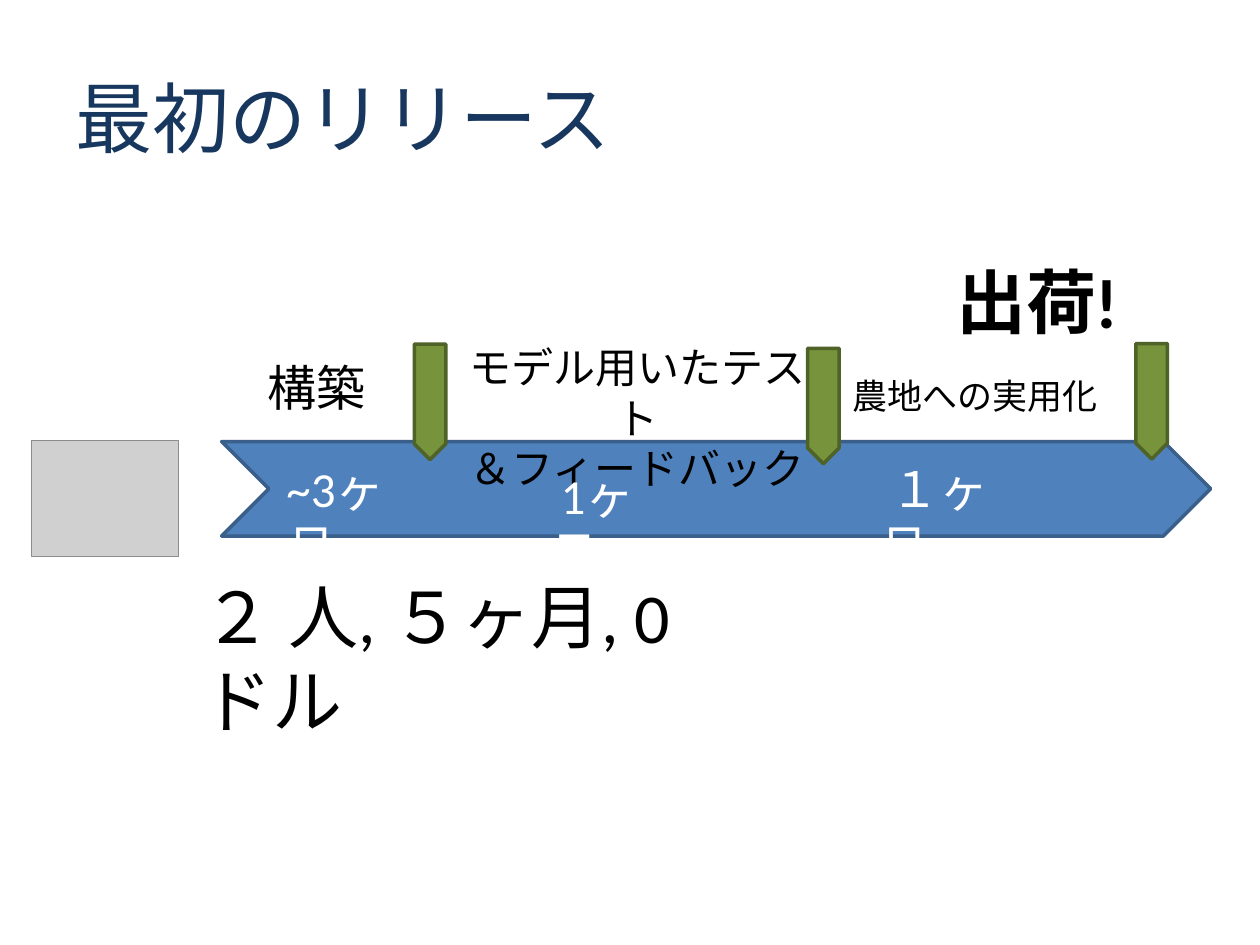
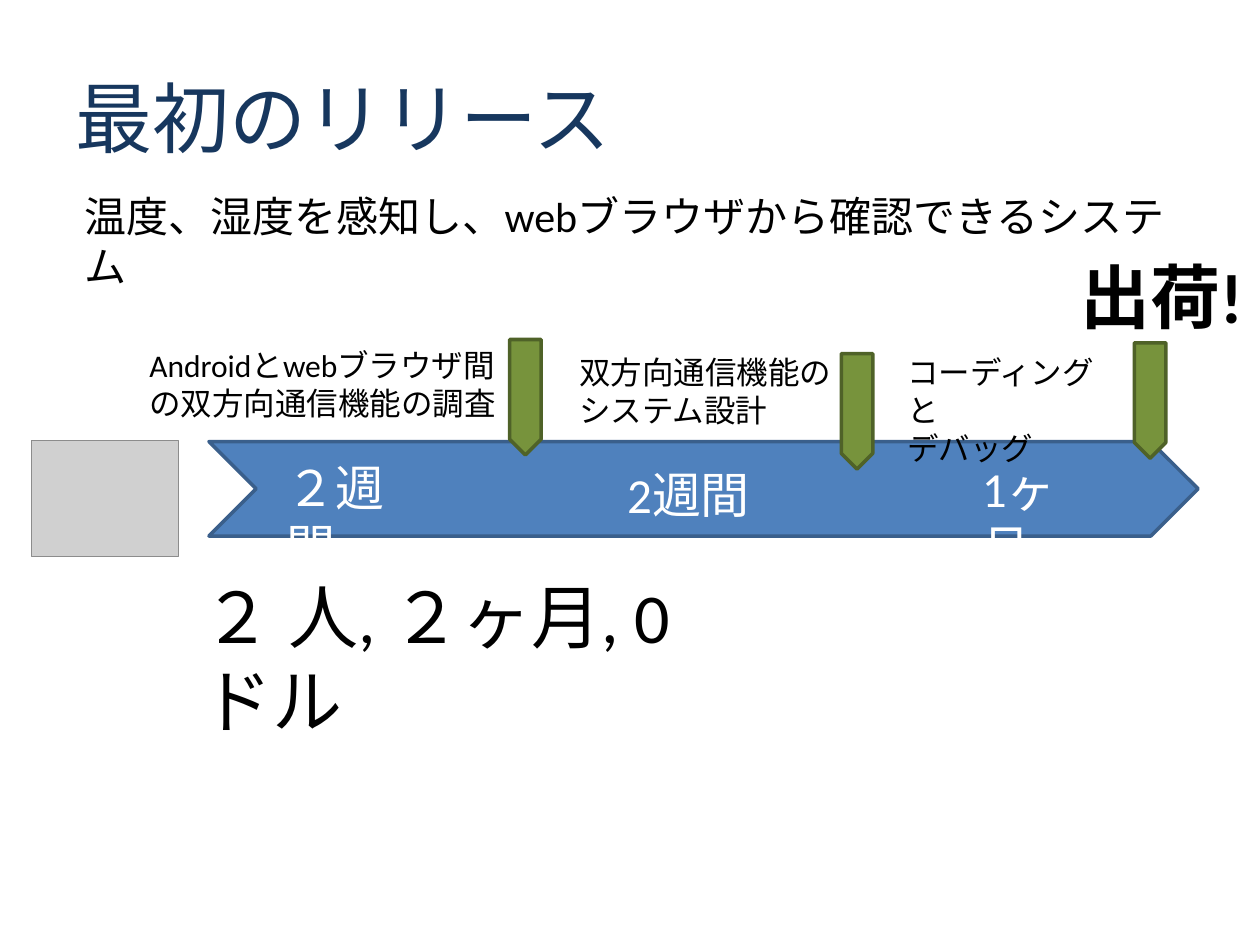
Before and after one commit to class-snct-rikitakelab/SmartGreenhousing, a slide deck: slide 12 of deck0501.pptx. Drawn at 1260x945 pixels with LibreOffice and Linux fonts; fonts in the diff are those of the drawing; grey boxes stand for pictures; background and template pictures are left out. Boxes give left, top, right and bottom in pixels: in the first picture for what was removed or moved away, otherwise in the second. Text is boxed around its words. In the diff, an @@ line names an element or a change of style, - is before the commit and + after.

```diff
--- a/deck0501.pptx
+++ b/deck0501.pptx
@@ text added at (85,196,1165,236), 24 pt, text #000000 @@
+温度、湿度を感知し、webブラウザから確認できるシステム
@@ text "出荷!": place and size @@
-text "出荷!" at (956,268,1119,335)
+text "出荷!" at (1081,263,1244,330)
@@ text added at (137,339,525,428), 18 pt, text #000000 @@
+Androidとwebブラウザ間の双方向通信機能の調査
@@ text removed at (469,347,805,495) @@
-モデル用いたテスト
-＆フィードバック
@@ pentagon arrow: place and size @@
-pentagon arrow at (414,343,445,459)
+pentagon arrow at (510,340,541,455)
@@ text added at (579,357,831,425), 18 pt, text #000000 @@
+双方向通信機能の
+システム設計
@@ pentagon arrow: place and size @@
-pentagon arrow at (808,348,840,464)
+pentagon arrow at (841,353,873,469)
@@ text added at (907,357,1094,463), 18 pt, text #000000 @@
+コーディングと
+デバッグ
@@ text removed at (268,364,366,410) @@
-構築
@@ text removed at (853,379,1098,412) @@
-農地への実用化
@@ chevron: place and size @@
-chevron at (222,441,1211,536)
+chevron at (209,441,1198,536)
@@ text at (275,451,433,523): text changed @@
-~3ヶ月
+２週間
@@ text at (627,473,750,517): text changed @@
-1ヶ月
+2週間
@@ text at (969,452,1108,524): text changed @@
-１ヶ月
+1ヶ月
@@ text at (203,586,619,652): text changed @@
-２ 人, ５ヶ月, 0ドル
+２ 人, ２ヶ月, 0ドル
```
Also in this commit, not shown: 1 other slide changed.
